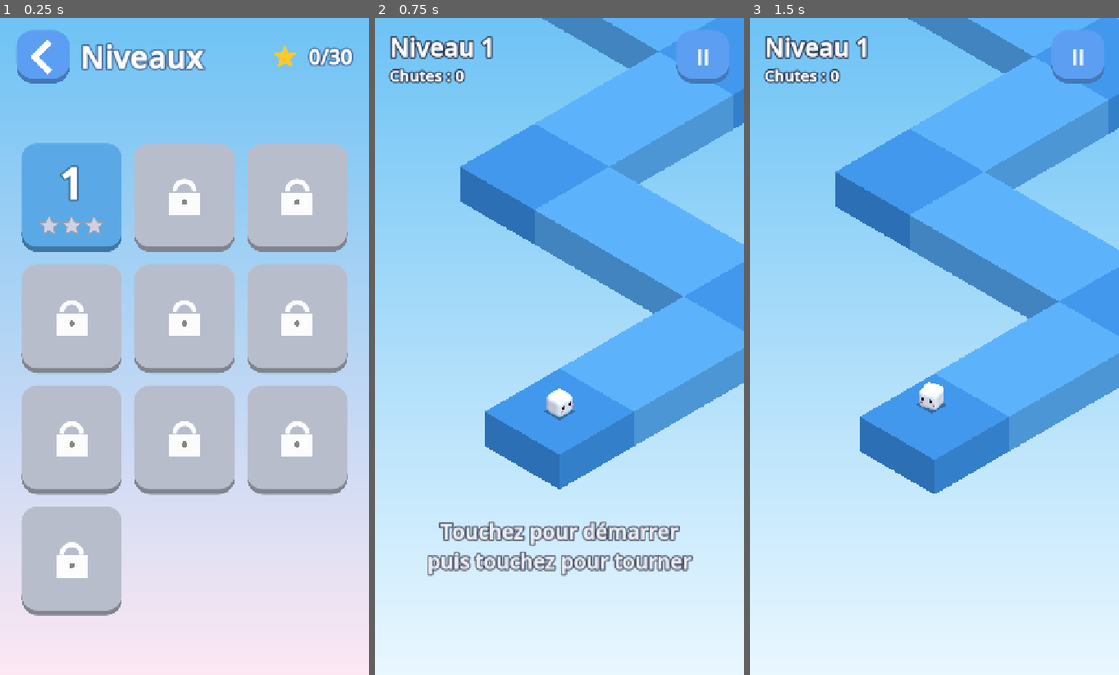
Above: before the commit, frames 1-3 (left to right).
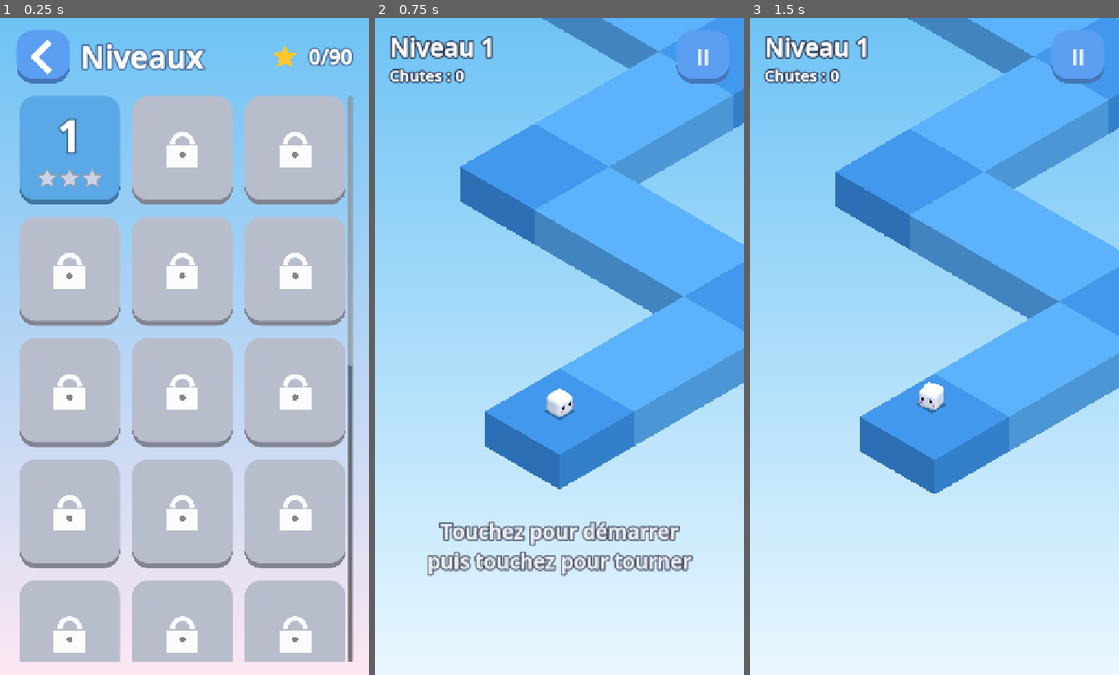
Above: after the commit, the same moments.

Repository: GreySeal12/cube-rush
Game: Godot game, scene res://scenes/level_select.tscn
Two runs of this game, one before a commit and one after it. Both use one fixed random seed, a clock stepped at 60 frames per second and the inputs below. This scene is started directly instead of the project's main scene.
Inputs (mouse positions are in pixels of both pictures, inside the frame that each line leads up to; where the layout moved, square brackets give the same spot in the first picture):
- Up to frame 1 (0.25 s): no input
- Up to frame 2 (0.75 s): click (445, 149) [445, 195] at 0.5 s
- Up to frame 3 (1.5 s): tap Enter at 1.25, 1.35 s; move the mouse to (1015, 313) at 1.27 s; hold Up from 1.28 s (still down); click (1015, 313) at 1.42 s

The runs differ from the first frame. In frame 1, 41% of the frame differs, in the area x 5-96%, y 4-98%; in frame 2, nothing differs; in frame 3, nothing differs.

Commit message:
20 nouveaux niveaux (11 à 30) et 4 nouveaux mondes
- Crépuscule (11-15), Néon profond (16-20), Automne (21-25), Obsidienne (26-30),
  même style : dégradé de fond, blocs isométriques en couleurs unies
- Progression : vitesse 5,9 -> 7 cases/s, longueur 130 -> 260 cases,
  tolérance 0,15 -> 0,10 s ; une spécialité par niveau, combinaisons en fin de monde
- Sélection des niveaux : défilement auto vers le prochain niveau, zone morte tactile
- Sous-titre du menu selon le nombre de niveaux, README mis à jour
- Les 30 niveaux passent la validation et sont finis par le bot en jeu

Co-Authored-By: Claude Opus 5.5 <noreply@anthropic.com>
Claude-Session: https://claude.ai/code/session_01KSRq2ycu1yQX3yctGD4Kxj

Diff:
--- a/data/levels.json
+++ b/data/levels.json
@@ -32,6 +32,38 @@
       "crumble": "#7a5a4a", "special": "#ff8a3d", "moving": "#c9a227",
       "hazard": "#ffd54f", "pillar": "#2a2220", "burst": "#ffb347",
       "lava": true, "lava_color": "#ff5a1f"
+    },
+    "crepuscule": {
+      "bg_top": "#4a5bc4", "bg_bottom": "#ffc2a8", "ambient": "#e6c9d6",
+      "platform_a": "#f08a7e", "platform_b": "#c95f86", "goal": "#ffffff",
+      "pad": "#ffe08a", "pad_accent": "#ffffff",
+      "crumble": "#f7b9a8", "special": "#8fd3ff", "moving": "#b8f0c8",
+      "hazard": "#3a2f6b", "pillar": "#7a4a8f", "burst": "#ffe0d0",
+      "lava": false
+    },
+    "neon_profond": {
+      "bg_top": "#030924", "bg_bottom": "#123a7a", "ambient": "#9fb8e6",
+      "platform_a": "#1fb6ff", "platform_b": "#ff3df2", "goal": "#ffffff",
+      "pad": "#b6ff3d", "pad_accent": "#ffffff",
+      "crumble": "#8fdcff", "special": "#ffe14f", "moving": "#b6ff3d",
+      "hazard": "#ff4f6d", "pillar": "#24157a", "burst": "#8ff6ff",
+      "lava": false
+    },
+    "automne": {
+      "bg_top": "#ffc98a", "bg_bottom": "#fff3e0", "ambient": "#f0d9c0",
+      "platform_a": "#e67e22", "platform_b": "#c0392b", "goal": "#ffffff",
+      "pad": "#ffd54f", "pad_accent": "#ffffff",
+      "crumble": "#f5b97a", "special": "#8bc34a", "moving": "#4dd0e1",
+      "hazard": "#5d4037", "pillar": "#6d4c41", "burst": "#ffcc80",
+      "lava": false
+    },
+    "obsidienne": {
+      "bg_top": "#0b0510", "bg_bottom": "#d81b60", "ambient": "#d6a6c0",
+      "platform_a": "#2b2233", "platform_b": "#463650", "goal": "#ffe08a",
+      "pad": "#ff6e40", "pad_accent": "#fff3c4",
+      "crumble": "#5e4466", "special": "#ff4081", "moving": "#ffab40",
+      "hazard": "#ffd54f", "pillar": "#170f1c", "burst": "#ff80ab",
+      "lava": true, "lava_color": "#ff3d3d"
     }
   },
   "levels": [
@@ -129,6 +161,217 @@
       "pillars": { "chance": 0.2 },
       "spikes": { "row_chance": 0.2, "static_chance": 0.2, "up_time": 0.7 },
       "stars_max_deaths": [3, 8]
+    },
+    {
+      "id": 11, "name": "Crépuscule", "theme": "crepuscule", "seed": 11483,
+      "speed": 5.9, "width": 3, "path_length": 130,
+      "segment_min": 2, "segment_max": 5,
+      "timing_margin": 0.15,
+      "gaps": { "chance": 0.25, "min": 1, "max": 3 },
+      "crumble": { "chance": 0.35, "delay": 0.45 },
+      "spikes": { "row_chance": 0.12, "static_chance": 0.1, "up_time": 0.75 },
+      "stars_max_deaths": [2, 6]
+    },
+    {
+      "id": 12, "name": "Escalier céleste", "theme": "crepuscule", "seed": 12577,
+      "speed": 6.0, "width": 3, "path_length": 135,
+      "segment_min": 0, "segment_max": 2,
+      "timing_margin": 0.15,
+      "gaps": { "chance": 0.1, "min": 1, "max": 2 },
+      "intermittent": { "chance": 0.15, "rows_min": 1, "rows_max": 1, "hidden_time": 0.8, "types": ["retract", "rotate"] },
+      "stars_max_deaths": [2, 6]
+    },
+    {
+      "id": 13, "name": "Grands sauts", "theme": "crepuscule", "seed": 13669,
+      "speed": 6.0, "width": 3, "path_length": 140,
+      "segment_min": 4, "segment_max": 7,
+      "timing_margin": 0.15,
+      "gaps": { "chance": 0.55, "min": 2, "max": 3 },
+      "crumble": { "chance": 0.25, "delay": 0.45 },
+      "stars_max_deaths": [2, 6]
+    },
+    {
+      "id": 14, "name": "Ponts suspendus", "theme": "crepuscule", "seed": 14753,
+      "speed": 6.1, "width": 3, "path_length": 145,
+      "segment_min": 3, "segment_max": 6,
+      "timing_margin": 0.14,
+      "gaps": { "chance": 0.15, "min": 1, "max": 2 },
+      "moving": { "chance": 0.4, "length": 3, "away_time": 0.7, "travel_time": 0.4 },
+      "stars_max_deaths": [2, 7]
+    },
+    {
+      "id": 15, "name": "Tempête", "theme": "crepuscule", "seed": 15857,
+      "speed": 6.2, "width": 3, "path_length": 150,
+      "segment_min": 1, "segment_max": 5,
+      "timing_margin": 0.14,
+      "gaps": { "chance": 0.15, "min": 1, "max": 3 },
+      "crumble": { "chance": 0.3, "delay": 0.45 },
+      "moving": { "chance": 0.15, "length": 2, "away_time": 0.7, "travel_time": 0.4 },
+      "intermittent": { "chance": 0.15, "rows_min": 1, "rows_max": 2, "hidden_time": 0.8, "types": ["retract", "rotate"] },
+      "pillars": { "chance": 0.12 },
+      "spikes": { "row_chance": 0.15, "static_chance": 0.12, "up_time": 0.7 },
+      "stars_max_deaths": [3, 7]
+    },
+    {
+      "id": 16, "name": "Néon fragile", "theme": "neon_profond", "seed": 16931,
+      "speed": 6.2, "width": 2, "path_length": 150,
+      "segment_min": 2, "segment_max": 5,
+      "timing_margin": 0.14,
+      "gaps": { "chance": 0.2, "min": 1, "max": 2 },
+      "crumble": { "chance": 0.7, "delay": 0.4 },
+      "stars_max_deaths": [3, 7]
+    },
+    {
+      "id": 17, "name": "Clignotants", "theme": "neon_profond", "seed": 17029,
+      "speed": 6.3, "width": 3, "path_length": 155,
+      "segment_min": 2, "segment_max": 5,
+      "timing_margin": 0.13,
+      "gaps": { "chance": 0.1, "min": 1, "max": 2 },
+      "intermittent": { "chance": 0.45, "rows_min": 1, "rows_max": 3, "hidden_time": 0.8, "types": ["retract", "rotate"] },
+      "stars_max_deaths": [3, 7]
+    },
+    {
+      "id": 18, "name": "Couloir étroit", "theme": "neon_profond", "seed": 18143,
+      "speed": 6.3, "width": 2, "path_length": 160,
+      "segment_min": 1, "segment_max": 4,
+      "timing_margin": 0.13,
+      "gaps": { "chance": 0.2, "min": 1, "max": 2 },
+      "crumble": { "chance": 0.25, "delay": 0.4 },
+      "moving": { "chance": 0.2, "length": 2, "away_time": 0.7, "travel_time": 0.4 },
+      "stars_max_deaths": [3, 8]
+    },
+    {
+      "id": 19, "name": "Pièges lumineux", "theme": "neon_profond", "seed": 19237,
+      "speed": 6.4, "width": 3, "path_length": 165,
+      "segment_min": 2, "segment_max": 6,
+      "timing_margin": 0.13,
+      "gaps": { "chance": 0.1, "min": 1, "max": 2 },
+      "pillars": { "chance": 0.1 },
+      "spikes": { "row_chance": 0.35, "static_chance": 0.25, "up_time": 0.7 },
+      "stars_max_deaths": [3, 8]
+    },
+    {
+      "id": 20, "name": "Rave", "theme": "neon_profond", "seed": 20341,
+      "speed": 6.5, "width": 3, "path_length": 170,
+      "segment_min": 1, "segment_max": 5,
+      "timing_margin": 0.13,
+      "gaps": { "chance": 0.15, "min": 2, "max": 3 },
+      "crumble": { "chance": 0.3, "delay": 0.4 },
+      "moving": { "chance": 0.15, "length": 2, "away_time": 0.7, "travel_time": 0.4 },
+      "intermittent": { "chance": 0.15, "rows_min": 1, "rows_max": 2, "hidden_time": 0.8, "types": ["retract", "rotate"] },
+      "pillars": { "chance": 0.15 },
+      "spikes": { "row_chance": 0.15, "static_chance": 0.15, "up_time": 0.7 },
+      "stars_max_deaths": [3, 8]
+    },
+    {
+      "id": 21, "name": "Sous-bois", "theme": "automne", "seed": 21433,
+      "speed": 6.5, "width": 3, "path_length": 175,
+      "segment_min": 3, "segment_max": 6,
+      "timing_margin": 0.12,
+      "gaps": { "chance": 0.15, "min": 1, "max": 2 },
+      "pillars": { "chance": 0.35 },
+      "stars_max_deaths": [3, 8]
+    },
+    {
+      "id": 22, "name": "Racines", "theme": "automne", "seed": 22541,
+      "speed": 6.6, "width": 3, "path_length": 180,
+      "segment_min": 1, "segment_max": 4,
+      "timing_margin": 0.12,
+      "gaps": { "chance": 0.1, "min": 1, "max": 2 },
+      "crumble": { "chance": 0.3, "delay": 0.4 },
+      "pillars": { "chance": 0.2 },
+      "spikes": { "row_chance": 0.0, "static_chance": 0.2, "up_time": 0.7 },
+      "stars_max_deaths": [3, 8]
+    },
+    {
+      "id": 23, "name": "Lianes", "theme": "automne", "seed": 23627,
+      "speed": 6.6, "width": 3, "path_length": 185,
+      "segment_min": 2, "segment_max": 5,
+      "timing_margin": 0.12,
+      "gaps": { "chance": 0.1, "min": 2, "max": 3 },
+      "moving": { "chance": 0.3, "length": 3, "away_time": 0.7, "travel_time": 0.4 },
+      "intermittent": { "chance": 0.2, "rows_min": 1, "rows_max": 2, "hidden_time": 0.8, "types": ["retract", "rotate"] },
+      "stars_max_deaths": [3, 9]
+    },
+    {
+      "id": 24, "name": "Clairière piégée", "theme": "automne", "seed": 24733,
+      "speed": 6.7, "width": 3, "path_length": 190,
+      "segment_min": 2, "segment_max": 5,
+      "timing_margin": 0.12,
+      "gaps": { "chance": 0.1, "min": 1, "max": 2 },
+      "intermittent": { "chance": 0.15, "rows_min": 1, "rows_max": 2, "hidden_time": 0.75, "types": ["retract", "rotate"] },
+      "pillars": { "chance": 0.15 },
+      "spikes": { "row_chance": 0.3, "static_chance": 0.15, "up_time": 0.7 },
+      "stars_max_deaths": [4, 9]
+    },
+    {
+      "id": 25, "name": "Forêt profonde", "theme": "automne", "seed": 25841,
+      "speed": 6.8, "width": 3, "path_length": 200,
+      "segment_min": 1, "segment_max": 5,
+      "timing_margin": 0.12,
+      "gaps": { "chance": 0.15, "min": 2, "max": 3 },
+      "crumble": { "chance": 0.35, "delay": 0.4 },
+      "moving": { "chance": 0.15, "length": 3, "away_time": 0.7, "travel_time": 0.4 },
+      "intermittent": { "chance": 0.15, "rows_min": 1, "rows_max": 2, "hidden_time": 0.75, "types": ["retract", "rotate"] },
+      "pillars": { "chance": 0.15 },
+      "spikes": { "row_chance": 0.15, "static_chance": 0.15, "up_time": 0.7 },
+      "stars_max_deaths": [4, 9]
+    },
+    {
+      "id": 26, "name": "Cendres", "theme": "obsidienne", "seed": 26947,
+      "speed": 6.8, "width": 3, "path_length": 205,
+      "segment_min": 2, "segment_max": 5,
+      "timing_margin": 0.11,
+      "gaps": { "chance": 0.25, "min": 2, "max": 3 },
+      "crumble": { "chance": 0.6, "delay": 0.38 },
+      "stars_max_deaths": [4, 9]
+    },
+    {
+      "id": 27, "name": "Rivière de lave", "theme": "obsidienne", "seed": 27059,
+      "speed": 6.9, "width": 3, "path_length": 215,
+      "segment_min": 2, "segment_max": 5,
+      "timing_margin": 0.11,
+      "gaps": { "chance": 0.2, "min": 2, "max": 3 },
+      "moving": { "chance": 0.3, "length": 3, "away_time": 0.65, "travel_time": 0.4 },
+      "spikes": { "row_chance": 0.1, "static_chance": 0.15, "up_time": 0.7 },
+      "stars_max_deaths": [4, 10]
+    },
+    {
+      "id": 28, "name": "Obsidienne", "theme": "obsidienne", "seed": 28163,
+      "speed": 6.9, "width": 3, "path_length": 225,
+      "segment_min": 0, "segment_max": 3,
+      "timing_margin": 0.11,
+      "gaps": { "chance": 0.1, "min": 1, "max": 2 },
+      "intermittent": { "chance": 0.25, "rows_min": 1, "rows_max": 2, "hidden_time": 0.75, "types": ["retract", "rotate"] },
+      "pillars": { "chance": 0.2 },
+      "spikes": { "row_chance": 0.15, "static_chance": 0.15, "up_time": 0.65 },
+      "stars_max_deaths": [4, 10]
+    },
+    {
+      "id": 29, "name": "Éruption", "theme": "obsidienne", "seed": 29269,
+      "speed": 7.0, "width": 3, "path_length": 240,
+      "segment_min": 1, "segment_max": 5,
+      "timing_margin": 0.1,
+      "gaps": { "chance": 0.15, "min": 2, "max": 3 },
+      "crumble": { "chance": 0.4, "delay": 0.38 },
+      "moving": { "chance": 0.15, "length": 3, "away_time": 0.65, "travel_time": 0.4 },
+      "intermittent": { "chance": 0.15, "rows_min": 1, "rows_max": 2, "hidden_time": 0.75, "types": ["retract", "rotate"] },
+      "pillars": { "chance": 0.15 },
+      "spikes": { "row_chance": 0.15, "static_chance": 0.2, "up_time": 0.65 },
+      "stars_max_deaths": [5, 10]
+    },
+    {
+      "id": 30, "name": "Cœur ardent", "theme": "obsidienne", "seed": 30373,
+      "speed": 7.0, "width": 3, "path_length": 260,
+      "segment_min": 0, "segment_max": 5,
+      "timing_margin": 0.1,
+      "gaps": { "chance": 0.18, "min": 2, "max": 3 },
+      "crumble": { "chance": 0.45, "delay": 0.36 },
+      "moving": { "chance": 0.17, "length": 3, "away_time": 0.6, "travel_time": 0.4 },
+      "intermittent": { "chance": 0.17, "rows_min": 1, "rows_max": 3, "hidden_time": 0.75, "types": ["retract", "rotate"] },
+      "pillars": { "chance": 0.2 },
+      "spikes": { "row_chance": 0.18, "static_chance": 0.2, "up_time": 0.65 },
+      "stars_max_deaths": [5, 12]
     }
   ]
 }
--- a/scenes/main_menu.tscn
+++ b/scenes/main_menu.tscn
@@ -50,7 +50,7 @@
 [node name="Subtitle" type="Label" parent="Center"]
 layout_mode = 2
 theme_override_font_sizes/font_size = 34
-text = "Un doigt. Dix niveaux. Zéro chute ?"
+text = "Un doigt. 30 niveaux. Zéro chute ?"
 horizontal_alignment = 1
 autowrap_mode = 3
 
--- a/scripts/ui/level_select.gd
+++ b/scripts/ui/level_select.gd
@@ -3,6 +3,7 @@
 
 @onready var background: TextureRect = $Background
 @onready var margin: MarginContainer = $Margin
+@onready var scroll: ScrollContainer = $Margin/Column/Scroll
 @onready var grid: GridContainer = $Margin/Column/Scroll/Grid
 @onready var back_button: Button = $Margin/Column/Header/BackButton
 @onready var title: Label = $Margin/Column/Header/Title
@@ -24,6 +25,10 @@
 	margin.add_theme_constant_override("margin_bottom", 24 + int(safe.bottom))
 
 	star_count.text = "%d/%d" % [SaveManager.total_stars(), GameManager.level_count() * 3]
+	# Au doigt : un petit glissement fait défiler la grille au lieu d'appuyer.
+	scroll.scroll_deadzone = 16
+	var focus_level := GameManager.next_level_to_play()
+	var focus_button: Control = null
 	for n in range(1, GameManager.level_count() + 1):
 		var cfg := LevelDatabase.get_level(n)
 		var world := LevelDatabase.get_theme(String(cfg.get("theme", "ciel")))
@@ -32,6 +37,13 @@
 			world.get("platform_a", UiStyle.SECONDARY))
 		button.level_chosen.connect(GameManager.start_level)
 		grid.add_child(button)
+		if n == focus_level:
+			focus_button = button
+
+	# Avec 30 niveaux la grille défile : on amène le prochain niveau à l'écran.
+	if focus_button != null:
+		await get_tree().process_frame
+		scroll.ensure_control_visible(focus_button)
 
 
 func _notification(what: int) -> void:
--- a/scripts/ui/main_menu.gd
+++ b/scripts/ui/main_menu.gd
@@ -20,6 +20,7 @@
 	title.add_theme_color_override("font_shadow_color", Color(0.2, 0.2, 0.4, 0.35))
 	title.add_theme_constant_override("shadow_offset_y", 10)
 	subtitle.add_theme_color_override("font_color", Color(0.18, 0.25, 0.45))
+	subtitle.text = "Un doigt. %d niveaux. Zéro chute ?" % GameManager.level_count()
 	UiStyle.make_secondary(levels_button)
 	play_button.pressed.connect(_on_play)
 	levels_button.pressed.connect(GameManager.go_to_level_select)
